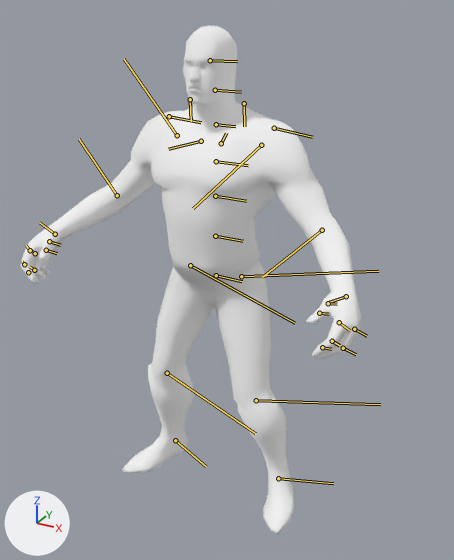
The glTF model assets/heroes/silencer/models/hero.glb as it was, and as the next commit left it.
Both versions are drawn from a 50 mm camera at (3.0, -5.19, 5.2) aimed at (0.21, -0.12, 2.67). The lights are fixed; the arrows at lower left show +X, +Y and +Z. The first picture is the older version. The bones that change, and the others that lie on the model, are drawn over the model as lines.

The first picture shows 'silencer.001'.
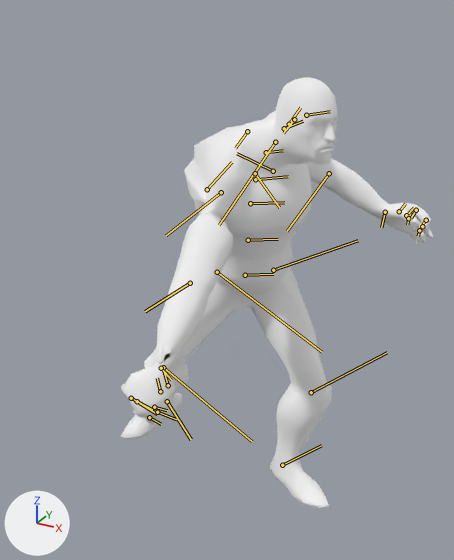
The newer file adds an action. The first version stands in its rest pose; the second is drawn at frame 3 of the action 'ti10_loadout_spawn'.

Pixel boxes (x1, y1, x2, y2) of what changed, in the pictures (454 x 560 px):
'silencer.001', posed (8% narrower, 15% shorter)
    before: (21, 26, 361, 534)
    after: (120, 77, 433, 508)
bone 'Root_0', root to tip
    before: (215, 236) to (243, 241)
    after: (248, 240) to (278, 239)
bone 'thigh_R', root to tip
    before: (190, 265) to (295, 323)
    after: (217, 272) to (322, 352)
bone 'knee_R', root to tip
    before: (167, 373) to (255, 433)
    after: (163, 367) to (252, 441)
bone 'ankle_R', root to tip
    before: (175, 440) to (206, 466)
    after: (167, 401) to (191, 439)
bone 'thigh_L', root to tip
    before: (241, 276) to (378, 271)
    after: (273, 270) to (358, 240)
bone 'knee_L', root to tip
    before: (256, 400) to (380, 404)
    after: (311, 392) to (387, 352)
bone 'ankle_L', root to tip
    before: (278, 478) to (333, 483)
    after: (282, 465) to (321, 445)
bone 'Spine_1', root to tip
    before: (215, 196) to (246, 201)
    after: (250, 203) to (284, 202)
bone 'Spine_2', root to tip
    before: (216, 161) to (248, 165)
    after: (255, 179) to (288, 176)
bone 'Spine_3', root to tip
    before: (216, 124) to (235, 126)
    after: (266, 152) to (283, 150)
bone 'clavicle_L', root to tip
    before: (221, 143) to (226, 133)
    after: (273, 171) to (237, 153)
bone 'bicep_L', root to tip
    before: (261, 145) to (193, 208)
    after: (275, 142) to (219, 225)
bone 'elbow_L', root to tip
    before: (322, 230) to (262, 277)
    after: (329, 173) to (287, 231)
bone 'wrist_L', root to tip
    before: (346, 296) to (328, 302)
    after: (385, 212) to (381, 227)
bone 'thumb_0_L', root to tip
    before: (328, 303) to (337, 304)
    after: (399, 211) to (405, 203)
bone 'thumb_1_L', root to tip
    before: (319, 313) to (328, 314)
    after: (406, 215) to (414, 207)
bone 'index_0_L', root to tip
    before: (339, 322) to (350, 330)
    after: (416, 210) to (411, 218)
bone 'index_1_L', root to tip
    before: (332, 341) to (339, 345)
    after: (426, 220) to (422, 224)
bone 'index_2_L', root to tip
    before: (322, 347) to (331, 349)
    after: (422, 226) to (420, 229)
bone 'mid_0_L', root to tip
    before: (354, 329) to (367, 336)
    after: (408, 218) to (407, 224)
bone 'mid_1_L', root to tip
    before: (343, 348) to (356, 354)
    after: (419, 230) to (418, 236)
bone 'Head_0', root to tip
    before: (215, 90) to (241, 92)
    after: (284, 128) to (303, 121)
bone 'Head_1', root to tip
    before: (210, 60) to (237, 61)
    after: (306, 115) to (330, 111)
bone 'clavicle_R', root to tip
    before: (201, 141) to (168, 149)
    after: (255, 173) to (279, 207)
bone 'bicep_R', root to tip
    before: (177, 135) to (124, 59)
    after: (221, 192) to (166, 235)
bone 'elbow_R', root to tip
    before: (117, 195) to (79, 139)
    after: (190, 283) to (145, 311)
bone 'wrist_R', root to tip
    before: (55, 234) to (39, 222)
    after: (161, 368) to (171, 380)
bone 'mid_0_R', root to tip
    before: (35, 253) to (30, 249)
    after: (137, 401) to (157, 414)
bone 'mid_1_R', root to tip
    before: (34, 270) to (29, 266)
    after: (131, 398) to (152, 409)
bone 'thumb_0_R', root to tip
    before: (49, 241) to (60, 245)
    after: (168, 385) to (164, 371)
bone 'thumb_1_R', root to tip
    before: (46, 250) to (57, 253)
    after: (160, 391) to (157, 378)
bone 'index_0_R', root to tip
    before: (30, 250) to (26, 245)
    after: (157, 412) to (176, 419)
bone 'index_1_R', root to tip
    before: (24, 264) to (22, 261)
    after: (149, 417) to (161, 424)
bone 'index_2_R', root to tip
    before: (28, 272) to (26, 273)
    after: (154, 407) to (167, 410)

The edits, one by one:
Bone 'Root_0' (bone_root_0) moves from (0.0, 0.0, 0.0) to (-0.184, 0.274, -0.054).
Bone 'Root_0' (bone_root_0) turns from (0, 0, 0) to (-1, 12, 37) degrees about its own x, y and z.
Bone 'thigh_R' (bone_thigh_r) turns from (0, 0, 0) to (-29, 0, 14) degrees about its own x, y and z.
Bone 'knee_R' (bone_knee_r) turns from (0, 0, 0) to (0, 19, 0) degrees about its own x, y and z.
Bone 'ankle_R' (bone_ankle_r) turns from (0, 0, 0) to (2, 25, 11) degrees about its own x, y and z.
Bone 'thigh_L' (bone_thigh_l) turns from (0, 0, 0) to (-24, -29, 1) degrees about its own x, y and z.
Bone 'knee_L' (bone_knee_l) moves from (0.0, 0.0, 0.0) to (0.009, 0.0, 0.003).
Bone 'knee_L' (bone_knee_l) turns from (0, 0, 0) to (0, 23, 0) degrees about its own x, y and z.
Bone 'ankle_L' (bone_ankle_l) moves from (0.0, 0.0, 0.0) to (-0.001, 0.002, -0.009).
Bone 'ankle_L' (bone_ankle_l) turns from (0, 0, 0) to (10, -3, -14) degrees about its own x, y and z.
Bone 'Spine_1' (bone_spine_1) turns from (0, 0, 0) to (2, 23, 1) degrees about its own x, y and z.
Bone 'Spine_2' (bone_spine_2) turns from (0, 0, 0) to (12, -2, 7) degrees about its own x, y and z.
Bone 'Spine_3' (bone_spine_3) turns from (0, 0, 0) to (11, 2, 11) degrees about its own x, y and z.
Bone 'clavicle_L' (bone_clavicle_l) turns from (0, 0, 0) to (1, -3, 33) degrees about its own x, y and z.
Bone 'bicep_L' (bone_bicep_l) turns from (0, 0, 0) to (8, 35, -5) degrees about its own x, y and z.
Bone 'elbow_L' (bone_elbow_l) turns from (0, 0, 0) to (0, 3, 0) degrees about its own x, y and z.
Bone 'wrist_L' (bone_wrist_l) turns from (0, 0, 0) to (-46, 3, -38) degrees about its own x, y and z.
Bone 'thumb_0_L' (bone_thumb_0_l) turns from (0, 0, 0) to (14, -11, -14) degrees about its own x, y and z.
Bone 'thumb_1_L' (bone_thumb_1_l) turns from (0, 0, 0) to (-1, 18, -6) degrees about its own x, y and z.
Bone 'index_0_L' (bone_index_0_l) turns from (0, 0, 0) to (1, 19, 2) degrees about its own x, y and z.
Bone 'index_1_L' (bone_index_1_l) turns from (0, 0, 0) to (-2, 22, 3) degrees about its own x, y and z.
Bone 'index_2_L' (bone_index_2_l) turns from (0, 0, 0) to (8, 17, 0) degrees about its own x, y and z.
Bone 'mid_0_L' (bone_mid_0_l) turns from (0, 0, 0) to (23, 2, -3) degrees about its own x, y and z.
Bone 'mid_1_L' (bone_mid_1_l) turns from (0, 0, 0) to (0, -25, 0) degrees about its own x, y and z.
Bone 'Head_0' (bone_head_0) turns from (0, 0, 0) to (12, 5, 3) degrees about its own x, y and z.
Bone 'Head_1' (bone_head_1) turns from (0, 0, 0) to (3, -38, -12) degrees about its own x, y and z.
Bone 'clavicle_R' (bone_clavicle_r) turns from (0, 0, 0) to (4, 19, -30) degrees about its own x, y and z.
Bone 'bicep_R' (bone_bicep_r) turns from (0, 0, 0) to (-149, 18, -51) degrees about its own x, y and z.
Bone 'elbow_R' (bone_elbow_r) turns from (0, 0, 0) to (0, -36, 0) degrees about its own x, y and z.
Bone 'wrist_R' (bone_wrist_r) turns from (0, 0, 0) to (-171, -5, -56) degrees about its own x, y and z.
Bone 'mid_0_R' (bone_mid_0_r) turns from (0, 0, 0) to (-13, 38, -11) degrees about its own x, y and z.
Bone 'mid_1_R' (bone_mid_1_r) turns from (0, 0, 0) to (4, 44, -15) degrees about its own x, y and z.
Bone 'thumb_0_R' (bone_thumb_0_r) turns from (0, 0, 0) to (6, 15, -20) degrees about its own x, y and z.
Bone 'thumb_1_R' (bone_thumb_1_r) turns from (0, 0, 0) to (-2, 44, 1) degrees about its own x, y and z.
Bone 'index_0_R' (bone_index_0_r) turns from (0, 0, 0) to (-7, 29, -8) degrees about its own x, y and z.
Bone 'index_1_R' (bone_index_1_r) turns from (0, 0, 0) to (-4, 39, -14) degrees about its own x, y and z.
Bone 'index_2_R' (bone_index_2_r) turns from (0, 0, 0) to (31, 77, 24) degrees about its own x, y and z.
